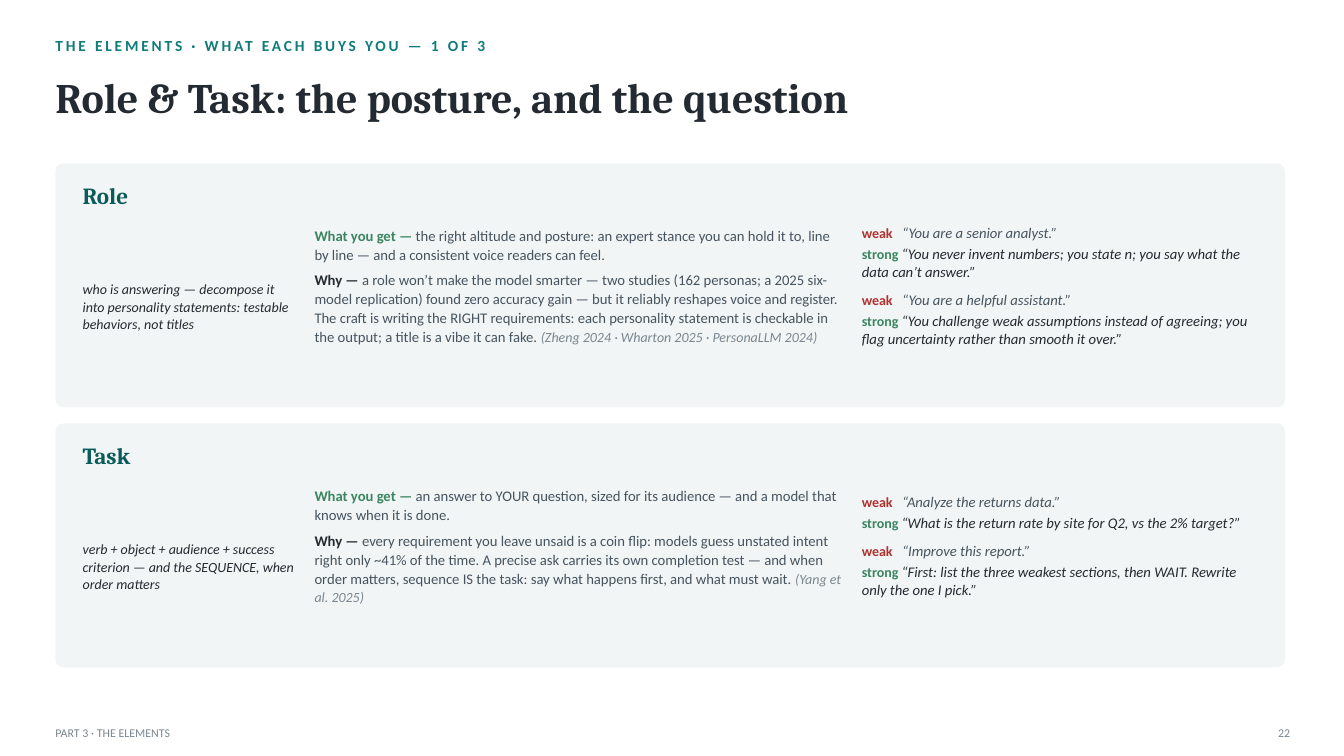
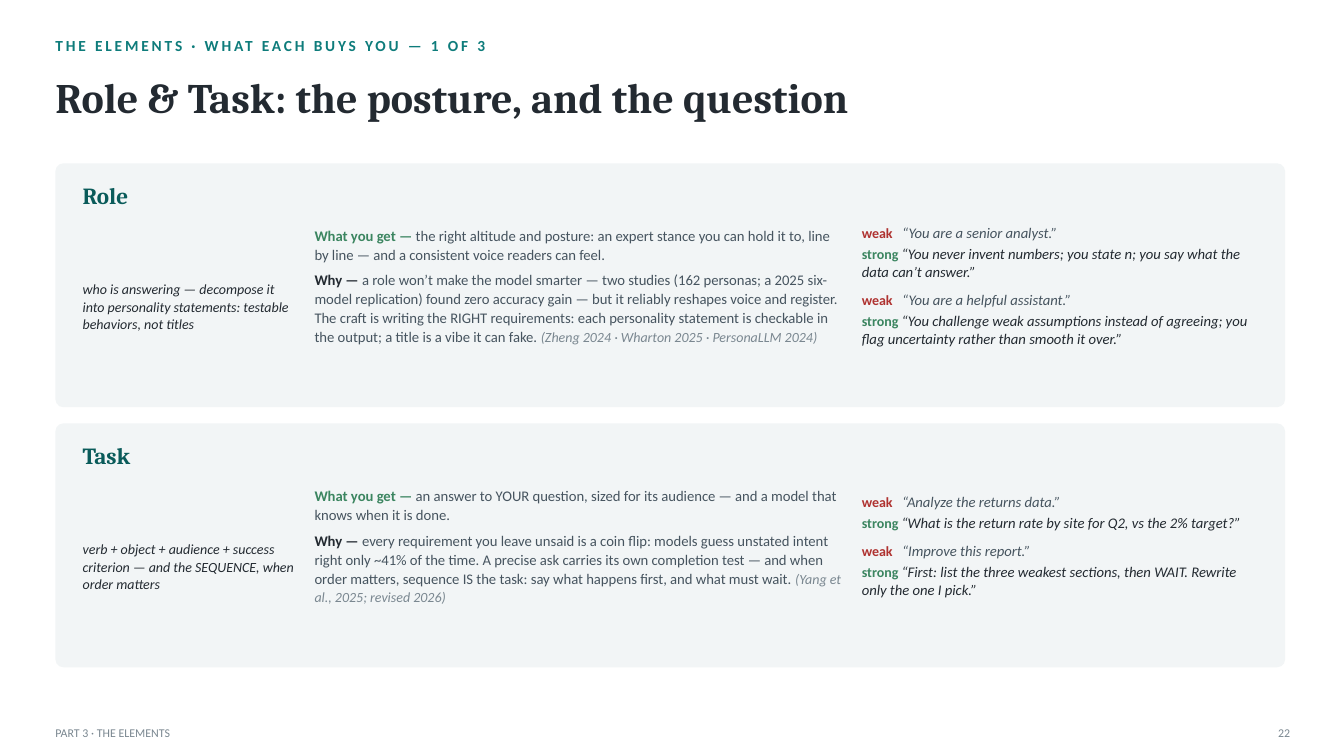
Before and after one commit to naviero1/Claude-Works, a slide deck: slide 22 of ai-training-prompt-engineering/references/From_Prompts_to_Agents_Training.pptx. Drawn at 1344x756 pixels with LibreOffice and Linux fonts; fonts in the diff are those of the drawing. Boxes give left, top, right and bottom in pixels: in the first picture for what was removed or moved away, otherwise in the second. Text is boxed around its words. In the diff, an @@ line names an element or a change of style, - is before the commit and + after.

```diff
--- a/ai-training-prompt-engineering/references/From_Prompts_to_Agents_Training.pptx
+++ b/ai-training-prompt-engineering/references/From_Prompts_to_Agents_Training.pptx
@@ text at bbox=[315, 535, 841, 604]: text changed @@
-Why — every requirement you leave unsaid is a coin flip: models guess unstated intent right only ~41% of the time. A precise ask carries its own completion test — and when order matters, sequence IS the task: say what happens first, and what must wait. (Yang et al. 2025)
+Why — every requirement you leave unsaid is a coin flip: models guess unstated intent right only ~41% of the time. A precise ask carries its own completion test — and when order matters, sequence IS the task: say what happens first, and what must wait. (Yang et al., 2025; revised 2026)
```
Also in this commit, not shown: 21 other files.
